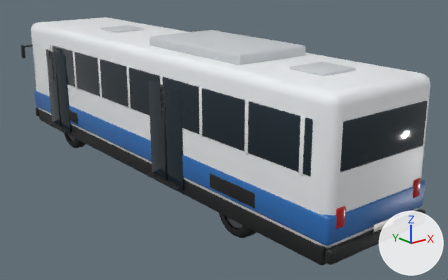
Renders of the glTF model apps/web/public/models/bus.glb from each side of a commit.
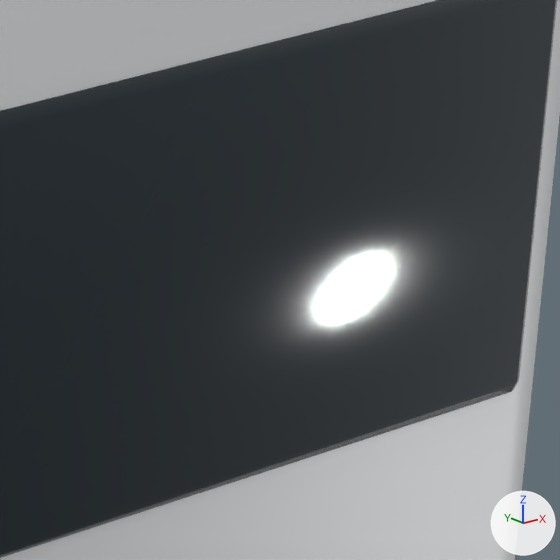
The first picture shows the older version from a 50 mm camera at (-7.87, -11.35, 5.15) aimed at (0.59, -0.77, 0.92). The close-ups show the older and then the newer version on the part from 82% to 95% of the width and 37% to 59% of the height of that picture. Only the edits that show in the close-ups are written down. Arrows for +X, +Y and +Z are at lower right; the lights stay in place.

Script lines for the objects in view, before the commit:
```python
me_bus_body_001 = bpy.data.meshes.new('bus_body.001')
me_bus_body_001.from_pydata(...)  # 152 vertices, 300 faces; spans x -1.25..1.25, y -5.6..5.6, z 0.58..3.12
me_bus_body_001.materials.append(mat_buswhite_001)  # white #eef1f3
me_bus_rear_window_001 = bpy.data.meshes.new('bus_rear_window.001')
me_bus_rear_window_001.from_pydata(...)  # 44 vertices, 84 faces; spans x -1.05..1.05, y -5.62..-5.56, z 1.9..2.7
me_bus_rear_window_001.materials.append(mat_glass_002)  # dark blue #1b2a33
ob_bus_body = bpy.data.objects.new('bus_body', me_bus_body_001)
ob_bus_body.location = (0.0, 0.0, 0.0)
ob_bus_rear_window = bpy.data.objects.new('bus_rear_window', me_bus_rear_window_001)
ob_bus_rear_window.location = (0.0, 0.0, 0.0)
```
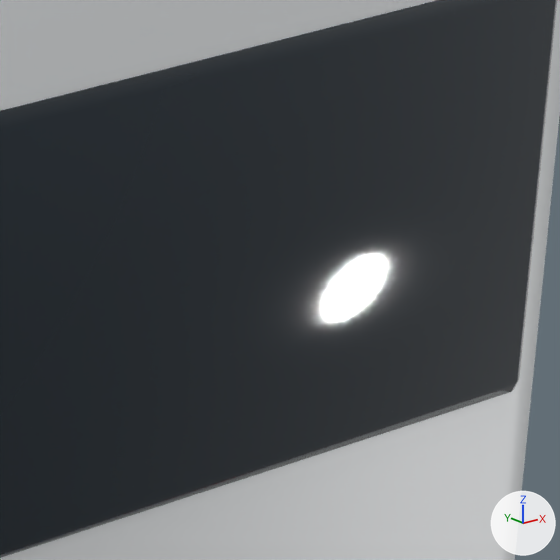
Changed parts and their boxes (x1, y1, x2, y2) in the close-ups (560 x 560 px):
'bus_rear_window', recoloured (darker)
    both: (255, 219, 507, 399)

The edits, one by one:
Material 'Glass.003' (mat_glass_003) is new.
Its base color is (0.0103, 0.0212, 0.0331) (dark blue #1a2833).
Its roughness is 0.05.
me_bus_rear_window_001 has 44 vertices, 84 faces and spans x -1.05..1.05, y -5.62..-5.56, z 1.9..2.7.
me_bus_rear_window_001 no longer uses material mat_glass_002 (dark blue #1b2a33).
me_bus_rear_window_001 gains material mat_glass_003 (dark blue #1a2833).
